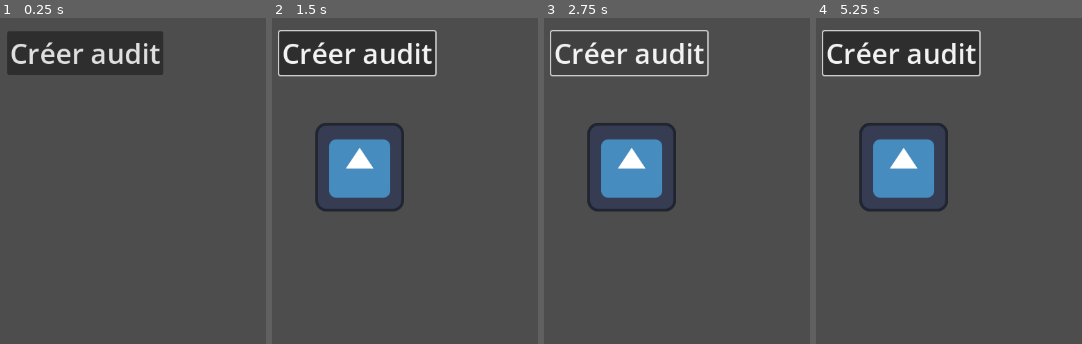
Above: before the commit, frames 1-4 (left to right).
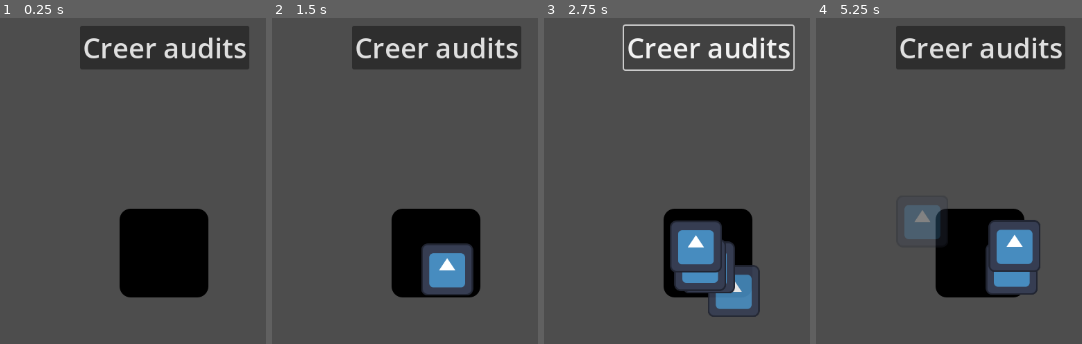
Above: after the commit, the same moments.

Repository: D-l-E-G-O/Audit-or-Die
Game: Godot game, scene res://src/Main/main.tscn
Two runs of this game, one before a commit and one after it. Both use one fixed random seed, a clock stepped at 60 frames per second and the inputs below. The engine's default icon, where the game draws it, is replaced by a stand-in: a white triangle on a blue panel in a dark square.
Inputs (mouse positions are in pixels of both pictures, inside the frame that each line leads up to):
- Up to frame 1 (0.25 s): no input
- Up to frame 2 (1.5 s): click "Créer audit" (after the commit: "Creer audits") at 0.5 s; click (444, 265) at 1.27 s
- Up to frame 3 (2.75 s): click "Créer audit" (after the commit: "Creer audits") at 2 s
- Up to frame 4 (5.25 s): click (1004, 291) at 2.77 s; click "Créer audit" (after the commit: "Creer audits") at 3.5 s; click (954, 291) at 4.27 s; move the mouse to (outside the picture) at 5.02 s; click (outside the picture) at 5.17 s

The runs differ from the first frame. In frame 1, 19% of the frame differs, in the area x 2-94%, y 2-86%; in frame 2, 23%; in frame 3, 17%; in frame 4, 25%.

Commit message:
Remplacement de sprite_cliquable par un TextureButton + amélioration de la classe Audit et Auditeur + désactivation du pooling (car inutile pour le moment)

Diff:
--- a/src/Auditeur/auditeur.gd
+++ b/src/Auditeur/auditeur.gd
@@ -3,6 +3,29 @@
 
 
 enum Niveau {Junior, Senior, Manager, Directeur}
+
+const NIVEAU_CONFIG: Dictionary[Niveau, Dictionary] = {
+	Niveau.Junior: {
+		"nombre_range": Vector2i(1, 3),
+		"valeur": 1,
+		"proba_corruption": 0.15,
+	},
+	Niveau.Senior: {
+		"nombre_range": Vector2i(3, 5),
+		"valeur": 3,
+		"proba_corruption": 0.10,
+	},
+	Niveau.Manager: {
+		"nombre_range": Vector2i(5, 7),
+		"valeur": 5,
+		"proba_corruption": 0.05,
+	},
+	Niveau.Directeur: {
+		"nombre_range": Vector2i(7, 9),
+		"valeur": 7,
+		"proba_corruption": 0.01,
+	},
+}
 
 var nom: String = get_nom_aleatoire()
 var niveau: Niveau = Niveau.Junior
@@ -26,35 +49,35 @@
 	nb_audits += 1
 
 
+func creer_plusieurs_audits() -> void:
+	"""
+	Procédure qui génère un certain nombre d'audits en fonction du niceau de l'auditeur
+	"""
+	var nb_audits_a_creer: int = get_nombre_audits(niveau)
+	for i:int in range(nb_audits_a_creer):
+		creer_audit()
+
+
+static func get_nombre_audits(niveau_auditeur: Niveau) -> int:
+	"""
+	Fonction qui renvoie un entier correspondant au nombre d'audits à créer
+	en fonction du niveau de l'auditeur.
+	"""
+	var nombre_range: Vector2i = NIVEAU_CONFIG[niveau_auditeur]["nombre_range"]
+	return randi_range(nombre_range.x, nombre_range.y)
+
+
 static func get_valeur_audit(niveau_auditeur: Niveau) -> int:
 	"""
 	Fonction qui renvoie un entier correspondant à la valeur de l'audit
-	par rapport au niveau de l'auditeur.
+	en fonction du niveau de l'auditeur.
 	"""
-	match niveau_auditeur:
-		Niveau.Junior:
-			return 1
-		Niveau.Senior:
-			return 3
-		Niveau.Manager:
-			return 5
-		Niveau.Directeur:
-			return 7
-	return 0
+	return NIVEAU_CONFIG[niveau_auditeur]["valeur"]
 
 
 static func get_proba_corruption_audit(niveau_auditeur: Niveau) -> float:
 	"""
 	Fonction qui renvoie un flottant correspondant à la chance qu'un audit soit corrompu
-	par rapport au niveau de l'auditeur.
+	en fonction du niveau de l'auditeur.
 	"""
-	match niveau_auditeur:
-		Niveau.Junior:
-			return 0.15
-		Niveau.Senior:
-			return 0.10
-		Niveau.Manager:
-			return 0.05
-		Niveau.Directeur:
-			return 0.01
-	return 0.0
+	return NIVEAU_CONFIG[niveau_auditeur]["proba_corruption"]
--- a/src/Auditeur/auditeur.tscn
+++ b/src/Auditeur/auditeur.tscn
@@ -1,6 +1,22 @@
-[gd_scene load_steps=2 format=3 uid="uid://dhxjmgegq7ill"]
+[gd_scene load_steps=4 format=3 uid="uid://dhxjmgegq7ill"]
 
 [ext_resource type="Script" uid="uid://bbn5tdidawanh" path="res://src/Auditeur/auditeur.gd" id="1_sfmmv"]
+[ext_resource type="Texture2D" uid="uid://jwkow7m6uesq" path="res://icon.svg" id="2_7l2fw"]
+
+[sub_resource type="SpriteFrames" id="SpriteFrames_ek136"]
+animations = [{
+"frames": [{
+"duration": 1.0,
+"texture": ExtResource("2_7l2fw")
+}],
+"loop": true,
+"name": &"default",
+"speed": 5.0
+}]
 
 [node name="Auditeur" type="CharacterBody2D"]
 script = ExtResource("1_sfmmv")
+
+[node name="AnimatedSprite2D" type="AnimatedSprite2D" parent="."]
+modulate = Color(0, 0, 0, 1)
+sprite_frames = SubResource("SpriteFrames_ek136")
--- a/src/Audits/audit.gd
+++ b/src/Audits/audit.gd
@@ -2,14 +2,59 @@
 class_name Audit
 
 
-@onready var sprite_cliquable: SpriteCliquable = $SpriteCliquable
+@onready var texture_button: TextureButton = $TextureButton
+@onready var timer: Timer = $Timer
+
+signal liberer(audit: Audit)
+
+const SPEED: int = 30
+const TEMPS_DE_VIE: float = 2.0
+const INCREMENT_DE_TRANSPARENCE: float = 0.01
 
 var valeur: int = 0
 var corrompu: bool = false
 
 
-func _on_sprite_cliquable_detection_clic() -> void:
+func _ready() -> void:
 	"""
-	Procédure qui est activée quand l'utilisateur clique sur le sprite de l'audit.
+	Procédure qui se déclenche dès que l'audit entre dans la scene.
 	"""
-	AuditManager.liberer_audit(self)
+	_set_velocite_aleatoire()
+	_init_timer()
+
+
+func _physics_process(_delta: float) -> void:
+	"""
+	Procédure déclenchée chaque frame.
+	"""
+	if timer.is_stopped():
+		_rendre_invisible()
+	move_and_slide()
+
+
+func _rendre_invisible() -> void:
+	texture_button.modulate.a -= INCREMENT_DE_TRANSPARENCE
+	if texture_button.modulate.a <= 0.0:
+		liberer.emit(self)
+
+
+func _set_velocite_aleatoire() -> void:
+	"""
+	Procédure qui donne un sens de mouvement aléatoire à l'audit.
+	"""
+	var rotation_random: float = randf_range(PI, -PI)
+	velocity = Vector2.UP.rotated(rotation_random) * SPEED
+
+
+func _init_timer() -> void:
+	"""
+	Procédure qui initialise le timer.
+	"""
+	timer.start(TEMPS_DE_VIE)
+
+
+func _on_texture_button_pressed() -> void:
+	"""
+	Procédure qui se déclenche quand l'utilisateur clique sur le sprite de l'audit.
+	"""
+	liberer.emit(self)
--- a/src/Audits/audit.tscn
+++ b/src/Audits/audit.tscn
@@ -1,13 +1,29 @@
-[gd_scene load_steps=4 format=3 uid="uid://ffrf18oapkry"]
+[gd_scene load_steps=3 format=3 uid="uid://ffrf18oapkry"]
 
 [ext_resource type="Script" uid="uid://errwffon6f1h" path="res://src/Audits/audit.gd" id="1_grp52"]
-[ext_resource type="PackedScene" uid="uid://cwrlbolabuowy" path="res://src/SpriteCliquable/sprite_cliquable.tscn" id="2_kthdg"]
 [ext_resource type="Texture2D" uid="uid://jwkow7m6uesq" path="res://icon.svg" id="3_wogxe"]
 
 [node name="Audit" type="CharacterBody2D"]
+z_index = 1
 script = ExtResource("1_grp52")
 
-[node name="SpriteCliquable" parent="." instance=ExtResource("2_kthdg")]
-texture = ExtResource("3_wogxe")
+[node name="TextureButton" type="TextureButton" parent="."]
+anchors_preset = 8
+anchor_left = 0.5
+anchor_top = 0.5
+anchor_right = 0.5
+anchor_bottom = 0.5
+offset_left = -37.5
+offset_top = -37.5
+offset_right = 37.5
+offset_bottom = 37.5
+grow_horizontal = 2
+grow_vertical = 2
+texture_normal = ExtResource("3_wogxe")
+ignore_texture_size = true
+stretch_mode = 0
 
-[connection signal="detection_clic" from="SpriteCliquable" to="." method="_on_sprite_cliquable_detection_clic"]
+[node name="Timer" type="Timer" parent="."]
+one_shot = true
+
+[connection signal="pressed" from="TextureButton" to="." method="_on_texture_button_pressed"]
--- a/src/Autoload/Audit_Manager.gd
+++ b/src/Autoload/Audit_Manager.gd
@@ -2,21 +2,21 @@
 
 
 static var audit_scene: PackedScene = preload("res://src/Audits/audit.tscn")
-static var audit_pool: Pool = Pool.new(audit_scene)
+
 
 
 func creer_audit(valeur_audit: int, proba_corruption: float, position_initiale: Vector2) -> void:
 	"""
 	Procédure qui crée un audit.
 	"""
-	var audit: Audit = audit_pool.get_instance() as Audit
-	print(audit)
+	var audit: Audit = audit_scene.instantiate()
 	init_audit(audit, valeur_audit, position_initiale)
+	connecte_signal(audit)
 	try_corrompre_audit(audit, proba_corruption)
 	spawn_audit(audit)
 
 
-func init_audit(audit: Audit, valeur_audit: int, position_initiale: Vector2) -> void:
+static func init_audit(audit: Audit, valeur_audit: int, position_initiale: Vector2) -> void:
 	"""
 	Constructeur de l'audit.
 	"""
@@ -24,25 +24,61 @@
 	audit.global_position = position_initiale
 
 
-func try_corrompre_audit(audit: Audit, proba_corruption: float) -> void:
+static func connecte_signal(audit: Audit) -> void:
+	"""
+	Procédure qui connecte le signal de l'audit à la fonction correspondante.
+	"""
+	audit.liberer.connect(liberer_audit)
+
+
+static func try_corrompre_audit(audit: Audit, proba_corruption: float) -> void:
 	"""
 	Procédure qui a une chance rendre l'audit corrompu.
 	"""
 	var random: float = randf()
 	if random <= proba_corruption:
 		audit.corrompu = true
+		audit.modulate = Color.RED
 
 
-func liberer_audit(audit: Audit) -> void:
+static func liberer_audit(audit: Audit) -> void:
 	"""
-	Procédure qui libère l'audit en le désactivant plutôt quand le détruisant complètement.
+	Procédure qui détruit l'audit
 	"""
-	audit_pool.liberer(audit)
+	audit.queue_free()
 
 
 func spawn_audit(audit: Audit) -> void:
 	"""
-	Procédure qui ajoute l'audit dans la scene s'il n'y existe pas déjà
+	Procédure qui ajoute l'audit dans la scene
 	"""
-	if get_children().find(audit) == -1: #Non existant
-		add_child(audit)
+	add_child(audit)
+
+
+#region Pooling system
+
+#static var audit_pool: Pool = Pool.new(audit_scene)
+
+#func creer_audit(valeur_audit: int, proba_corruption: float, position_initiale: Vector2) -> void:
+	#"""
+	#Procédure qui crée un audit.
+	#"""
+	#var audit: Audit = audit_pool.get_instance() as Audit
+	#init_audit(audit, valeur_audit, position_initiale)
+	#try_corrompre_audit(audit, proba_corruption)
+	#spawn_audit(audit)
+
+#func liberer_audit(audit: Audit) -> void:
+	#"""
+	#Procédure qui libère l'audit en le désactivant plutôt quand le détruisant complètement.
+	#"""
+	#audit_pool.liberer(audit)
+
+
+#func spawn_audit(audit: Audit) -> void:
+	#"""
+	#Procédure qui ajoute l'audit dans la scene s'il n'y existe pas déjà
+	#"""
+	#if get_children().find(audit) == -1: #Non existant
+		#add_child(audit)
+#endregion
--- a/src/Main/main.gd
+++ b/src/Main/main.gd
@@ -7,4 +7,4 @@
 
 func _on_button_pressed() -> void:
 	for auditeur: Auditeur in auditeurs.get_children():
-		auditeur.creer_audit()
+		auditeur.creer_plusieurs_audits()
--- a/src/Main/main.tscn
+++ b/src/Main/main.tscn
@@ -7,20 +7,20 @@
 [node name="Main" type="Node2D"]
 script = ExtResource("1_qkh5l")
 
-[node name="Button" type="Button" parent="."]
-offset_left = 368.0
-offset_top = 64.0
-offset_right = 593.0
-offset_bottom = 127.0
-theme_override_font_sizes/font_size = 40
-text = "Créer audit"
-
 [node name="Auditeurs" type="Node2D" parent="."]
 
 [node name="Auditeur" parent="Auditeurs" instance=ExtResource("2_wkb84")]
-position = Vector2(484, 260)
+position = Vector2(594, 384)
 
 [node name="AuditManager" type="Node2D" parent="."]
 script = ExtResource("3_umts7")
 
+[node name="Button" type="Button" parent="."]
+offset_left = 473.0
+offset_top = 56.0
+offset_right = 717.0
+offset_bottom = 119.0
+theme_override_font_sizes/font_size = 40
+text = "Creer audits"
+
 [connection signal="pressed" from="Button" to="." method="_on_button_pressed"]
--- a/src/Pool/pool.gd
+++ b/src/Pool/pool.gd
@@ -1,7 +1,7 @@
 class_name Pool
 
 
-var _pool: Array = []
+var _pool: Array[Node] = []
 var _scene: PackedScene
 
 
@@ -19,6 +19,7 @@
 	for objet in _pool:
 		if !objet.visible:
 			objet.visible = true
+			objet.set_physics_process(true)
 			return objet
 	var new_objet = _scene.instantiate()
 	_pool.append(new_objet)
@@ -30,3 +31,4 @@
 	Procédure qui libère l'objet en le désactivant plutôt quand le détruisant complètement.
 	"""
 	objet.visible = false
+	objet.set_physics_process(false)
--- a/src/SpriteCliquable/sprite_cliquable.gd
+++ /dev/null
@@ -1,16 +0,0 @@
-extends Sprite2D
-class_name SpriteCliquable
-
-
-signal detection_clic
-
-
-func _input(event: InputEvent) -> void:
-	"""
-	Procédure qui émet le signal "detection_clic" si le sprite est cliqué.
-	"""
-	if event is InputEventMouseButton:
-		var mouse_event: InputEventMouseButton = event as InputEventMouseButton
-		if mouse_event.pressed && mouse_event.button_index == MOUSE_BUTTON_LEFT:
-			if get_rect().has_point(to_local(mouse_event.position)):
-				detection_clic.emit()
--- a/src/SpriteCliquable/sprite_cliquable.tscn
+++ /dev/null
@@ -1,6 +0,0 @@
-[gd_scene load_steps=2 format=3 uid="uid://cwrlbolabuowy"]
-
-[ext_resource type="Script" uid="uid://b08c2sf232c0i" path="res://src/SpriteCliquable/sprite_cliquable.gd" id="1_o5voq"]
-
-[node name="SpriteCliquable" type="Sprite2D"]
-script = ExtResource("1_o5voq")
Not shown, removed: src/SpriteCliquable/sprite_cliquable.gd.uid
